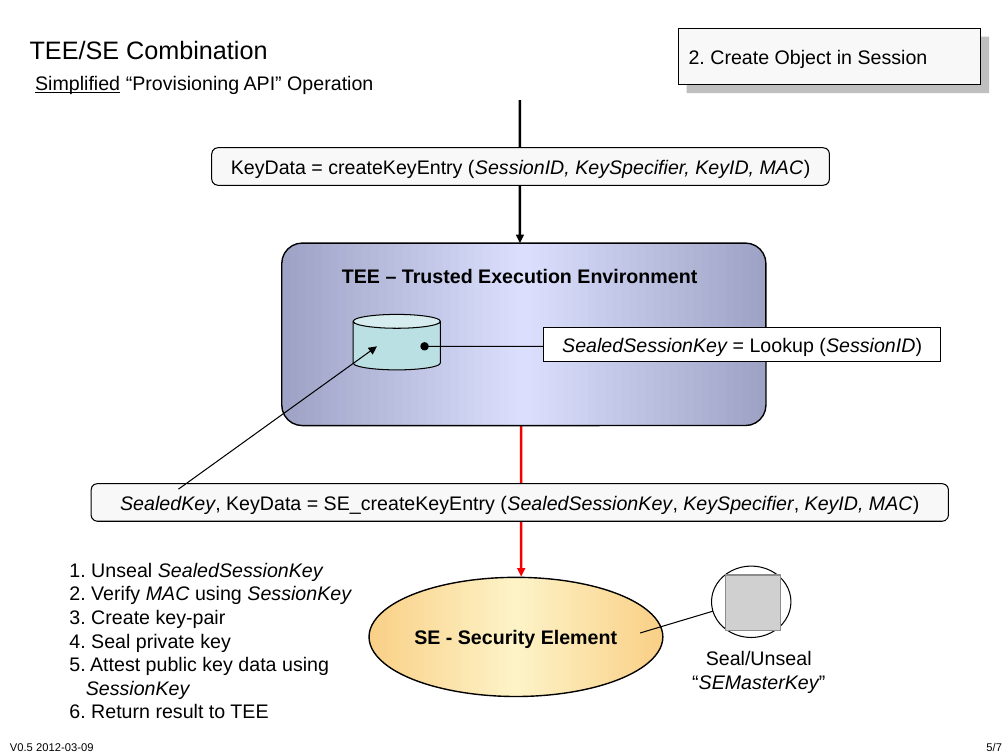
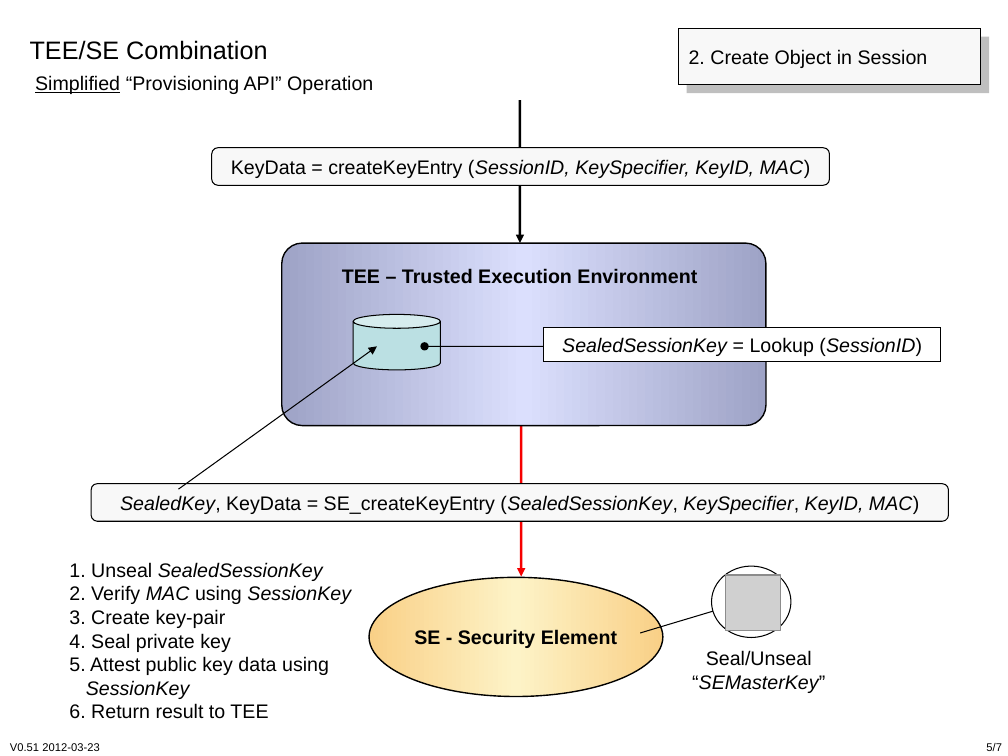
Before and after one commit to cyberphone/openkeystore.old, a slide deck: slide 5 of trunk/resources/docs/tee-se-combo.ppt. Drawn at 1008x756 pixels with LibreOffice and Linux fonts; fonts in the diff are those of the drawing; grey boxes stand for pictures. Boxes give left, top, right and bottom in pixels: in the first picture for what was removed or moved away, otherwise in the second. Text is boxed around its words. In the diff, an @@ line names an element or a change of style, - is before the commit and + after.

```diff
--- a/trunk/resources/docs/tee-se-combo.ppt
+++ b/trunk/resources/docs/tee-se-combo.ppt
@@ text at bbox=[10, 743, 99, 751]: text changed @@
-V0.5 2012-03-09
+V0.51 2012-03-23
```
Also in this commit, not shown: 6 other slides changed, 1 other file.
